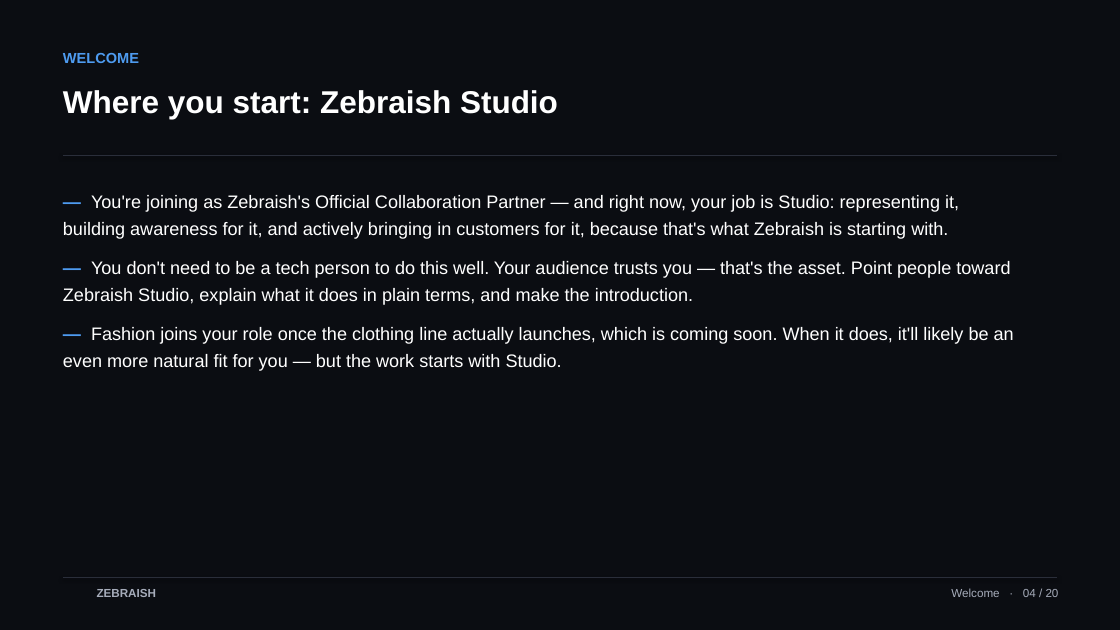
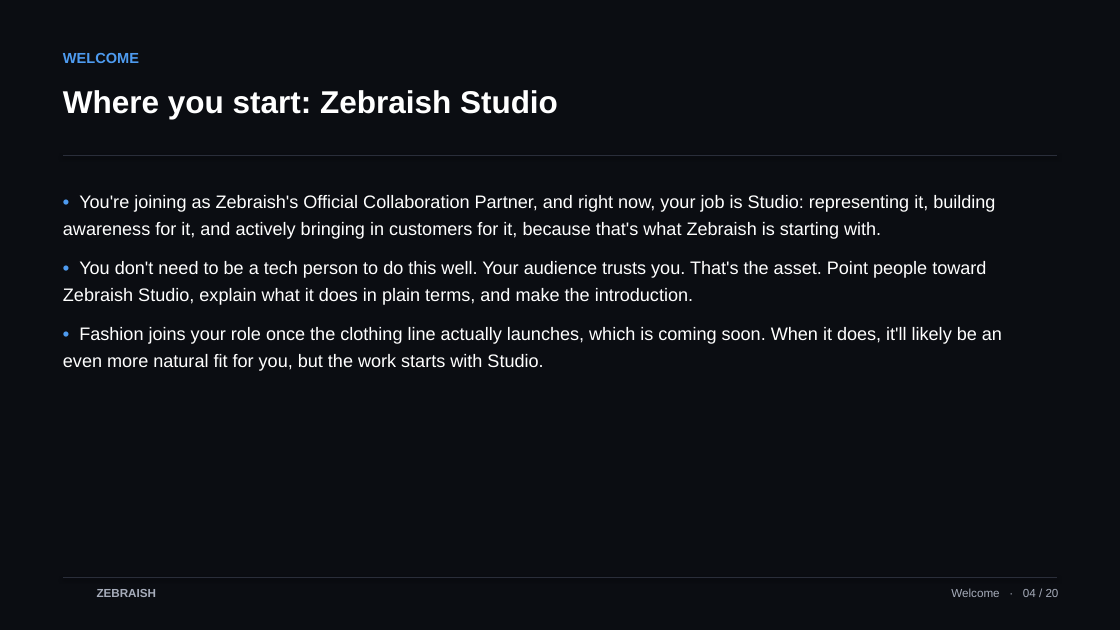
Before and after one commit to TheApeAcademy/ZEBRAISH-, a slide deck: slide 4 of zebraish-christian-onboarding-en.pptx. Drawn at 1120x630 pixels with LibreOffice and Linux fonts; fonts in the diff are those of the drawing; background and template pictures are left out. Boxes give left, top, right and bottom in pixels: in the first picture for what was removed or moved away, otherwise in the second. Text is boxed around its words. In the diff, an @@ line names an element or a change of style, - is before the commit and + after.

```diff
--- a/zebraish-christian-onboarding-en.pptx
+++ b/zebraish-christian-onboarding-en.pptx
@@ text at [63,195,1002,371]: text changed @@
-— You're joining as Zebraish's Official Collaboration Partner — and right now, your job is Studio: representing it, building awareness for it, and actively bringing in customers for it, because that's what Zebraish is starting with.
-— You don't need to be a tech person to do this well. Your audience trusts you — that's the asset. Point people toward Zebraish Studio, explain what it does in plain terms, and make the introduction.
-— Fashion joins your role once the clothing line actually launches, which is coming soon. When it does, it'll likely be an even more natural fit for you — but the work starts with Studio.
+• You're joining as Zebraish's Official Collaboration Partner, and right now, your job is Studio: representing it, building awareness for it, and actively bringing in customers for it, because that's what Zebraish is starting with.
+• You don't need to be a tech person to do this well. Your audience trusts you. That's the asset. Point people toward Zebraish Studio, explain what it does in plain terms, and make the introduction.
+• Fashion joins your role once the clothing line actually launches, which is coming soon. When it does, it'll likely be an even more natural fit for you, but the work starts with Studio.
```
Also in this commit, not shown: 16 other slides changed, 3 other files.
